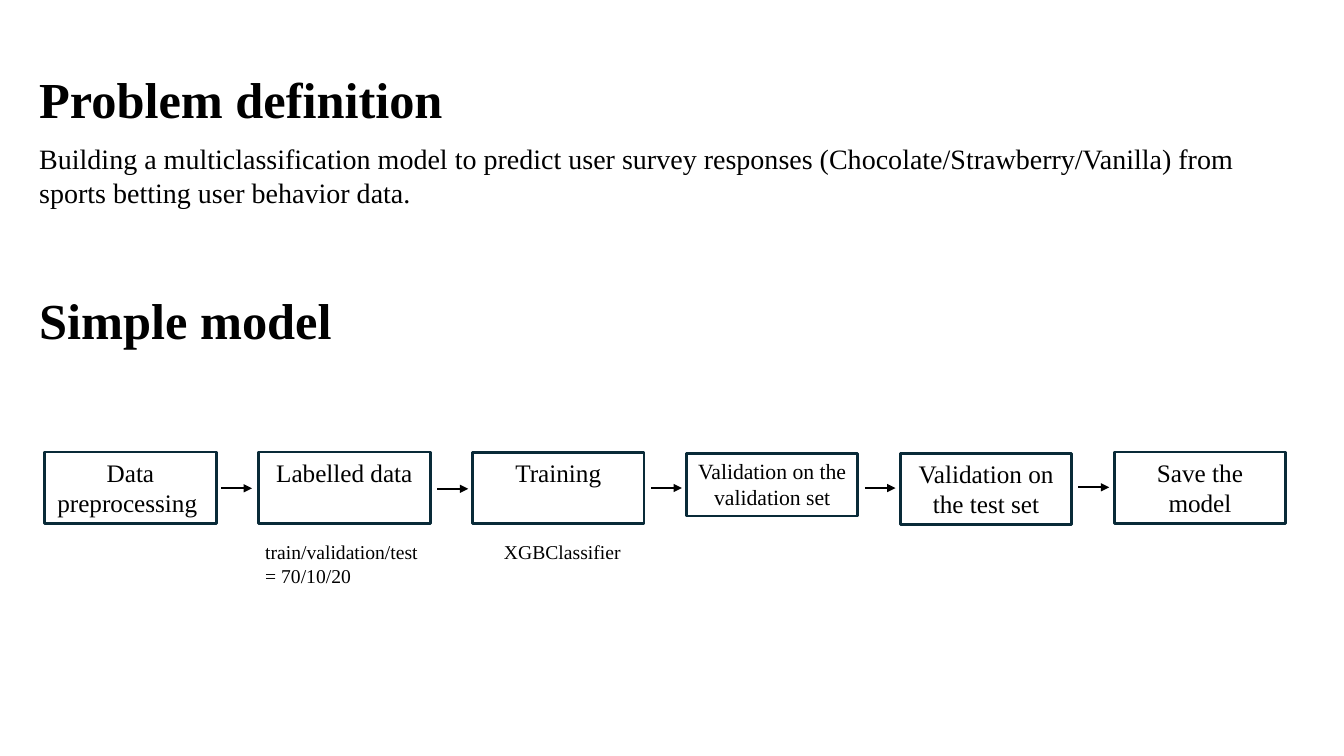
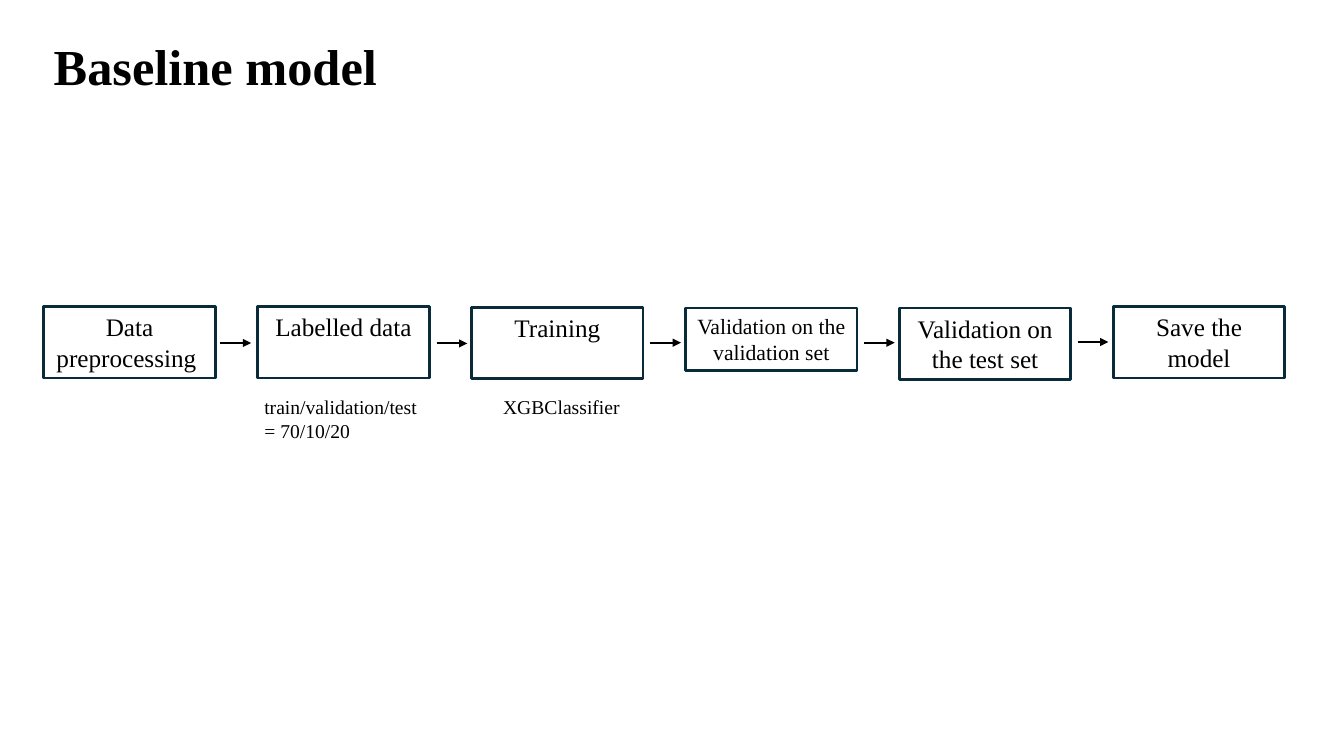
Before and after one commit to mariia080693/sports-betting-semi-supervised-xgb, a slide deck: slide 5 of Slides.pptx (slide 4 before the commit). Drawn at 1344x756 pixels with LibreOffice and Linux fonts; fonts in the diff are those of the drawing. Boxes give left, top, right and bottom in pixels: in the first picture for what was removed or moved away, otherwise in the second. Text is boxed around its words. In the diff, an @@ line names an element or a change of style, - is before the commit and + after.

```diff
--- a/Slides.pptx
+++ b/Slides.pptx
@@ text at (54,50,376,86): text changed @@
-Simple model
+Baseline model
@@ text removed at (39,82,442,119) @@
-Problem definition
@@ text removed at (39,149,1232,208) @@
-Building a multiclassification model to predict user survey responses (Chocolate/Strawberry/Vanilla) from sports betting user behavior data.
@@ 6 rectangles, 5 arrows, 2 texts: place and size @@
-6 rectangles, 5 arrows, 2 texts at (44,452,1286,584)
+6 rectangles, 5 arrows, 2 texts at (43,307,1286,439)
```
Also in this commit, not shown: 6 other slides changed, 1 other file.
